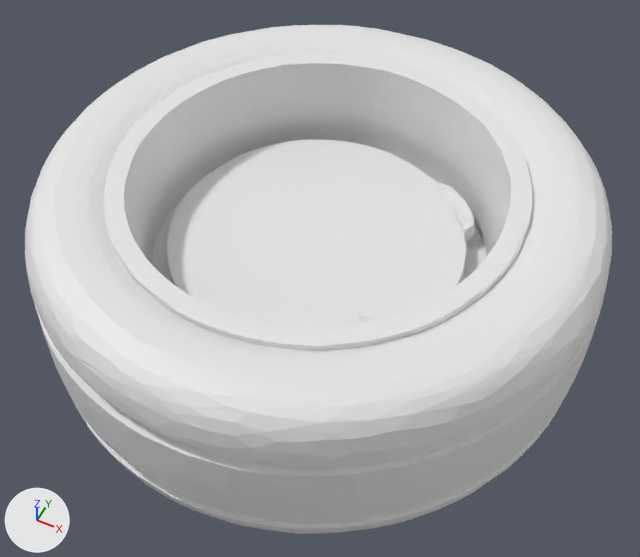
One commit to the glTF model suspension/assets/c3_wheel.glb: the scene before it, then after it.
Rendered twice from a 50 mm camera at (-190.2, -213.3, 10.8) aimed at (-258.4, -76.9, -159.7). The lights are fixed; the arrows at lower left show +X, +Y and +Z. The picture after the commit comes second.

Objects in the first picture: 'geometry_0'.
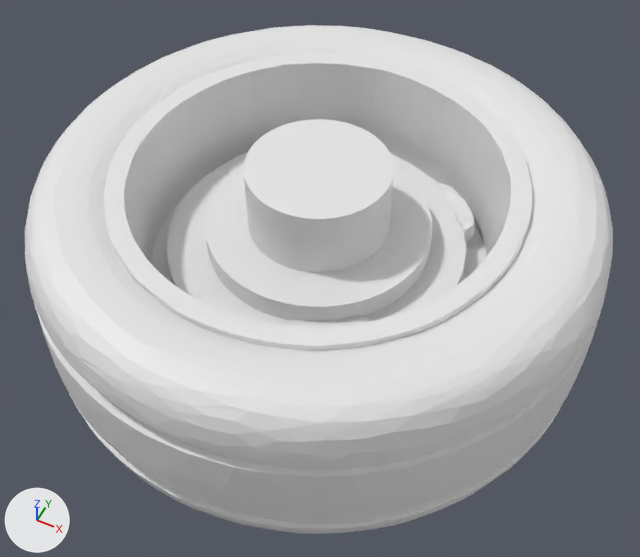
Pixel boxes (x1, y1, x2, y2) of what changed, in the pictures (640 x 557 px):
'geometry_1', added: after (205, 119, 432, 320)

The edits, one by one:
Mesh me_geometry_1 is new.
It has 258 vertices, 512 faces and spans x -289.7..-233.2, y -99.7..-43.3, z -150.6..-127.1.
Object 'geometry_1' (ob_geometry_1) is new; it shows me_geometry_1.
Its location is (0.0, 0.0, 0.0).
